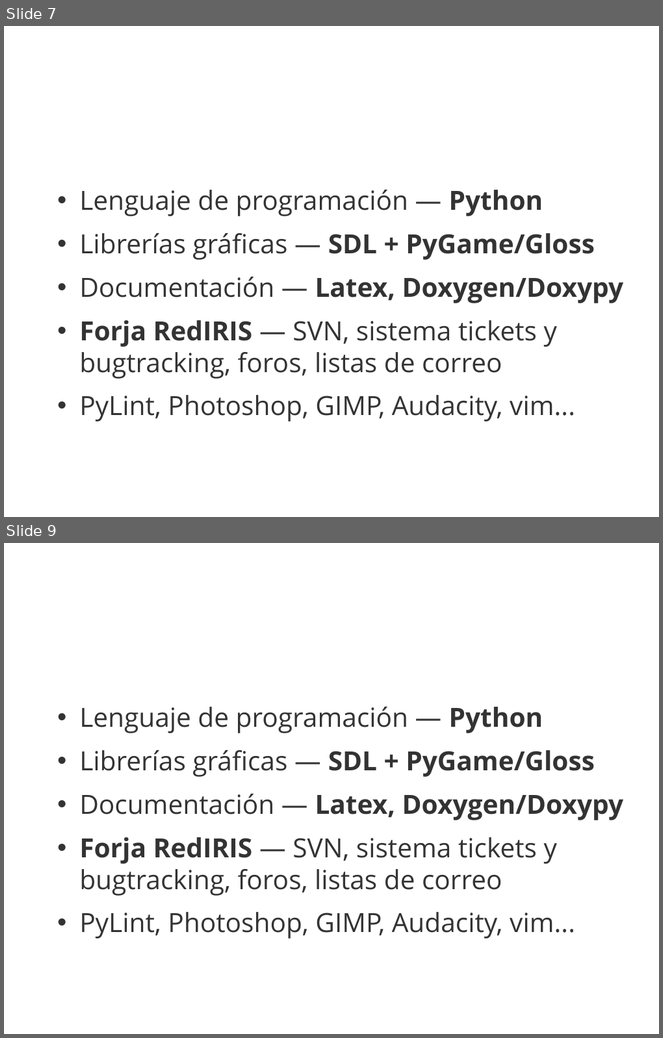
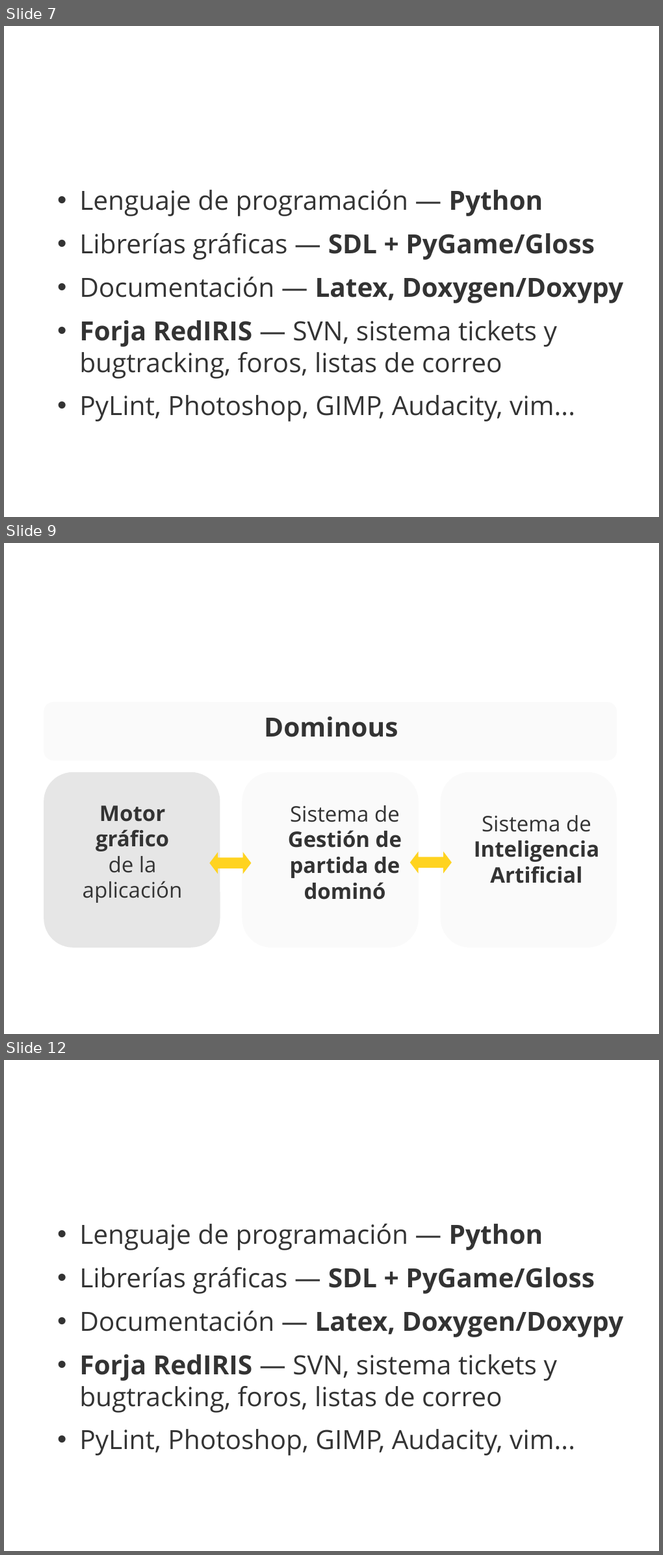
Before and after one commit to 3oheme/dominous, a slide deck: docs/presentacion/presentacion.odp. Shown one above the other, each under a label of ours: slides 7 and 9 before the commit, slides 7, 9 and 12 after it; the slides between them are not shown. The pictures are 663x1038 and 663x1555 pixels, drawn with LibreOffice and Linux fonts; fonts in the diff are those of the drawing; background and template pictures are left out. Boxes give left, top, right and bottom in pixels: in the first picture for what was removed or moved away, otherwise in the second. Text is boxed around its words. In the diff, an @@ line names an element or a change of style, - is before the commit and + after.

```diff
--- a/docs/presentacion/presentacion.odp
+++ b/docs/presentacion/presentacion.odp
@@ slide 9 added at (4,543,659,1034), background picture (left out) @@
@@ rounded rectangle added at (44,702,618,761), fill #E6E6E6 at 20% opacity @@
@@ text added at (264,717,398,737), 32 pt, text #333333, bold @@
+Dominous
@@ rounded rectangle added at (44,772,220,948), fill #E6E6E6 @@
@@ rounded rectangle added at (243,772,419,948), fill #E6E6E6 at 20% opacity @@
@@ rounded rectangle added at (441,772,618,948), fill #E6E6E6 at 20% opacity @@
@@ text added at (83,806,183,903), 26 pt, text #333333 @@
+Motor gráfico
+de la aplicación
@@ text added at (288,806,402,900), 26 pt, text #333333, bold @@
+Sistema de Gestión de partida de dominó
@@ text added at (474,815,599,884), 26 pt, text #333333, bold @@
+Sistema de Inteligencia Artificial
@@ left right arrow added at (209,853,252,875), fill #FFD320 @@
@@ left right arrow added at (410,852,452,874), fill #FFD320 @@
@@ what was slide 9 is now slide 12 @@
```
Also in this commit, not shown: 1 slide changed, 6 other slides added, 1 other file.
